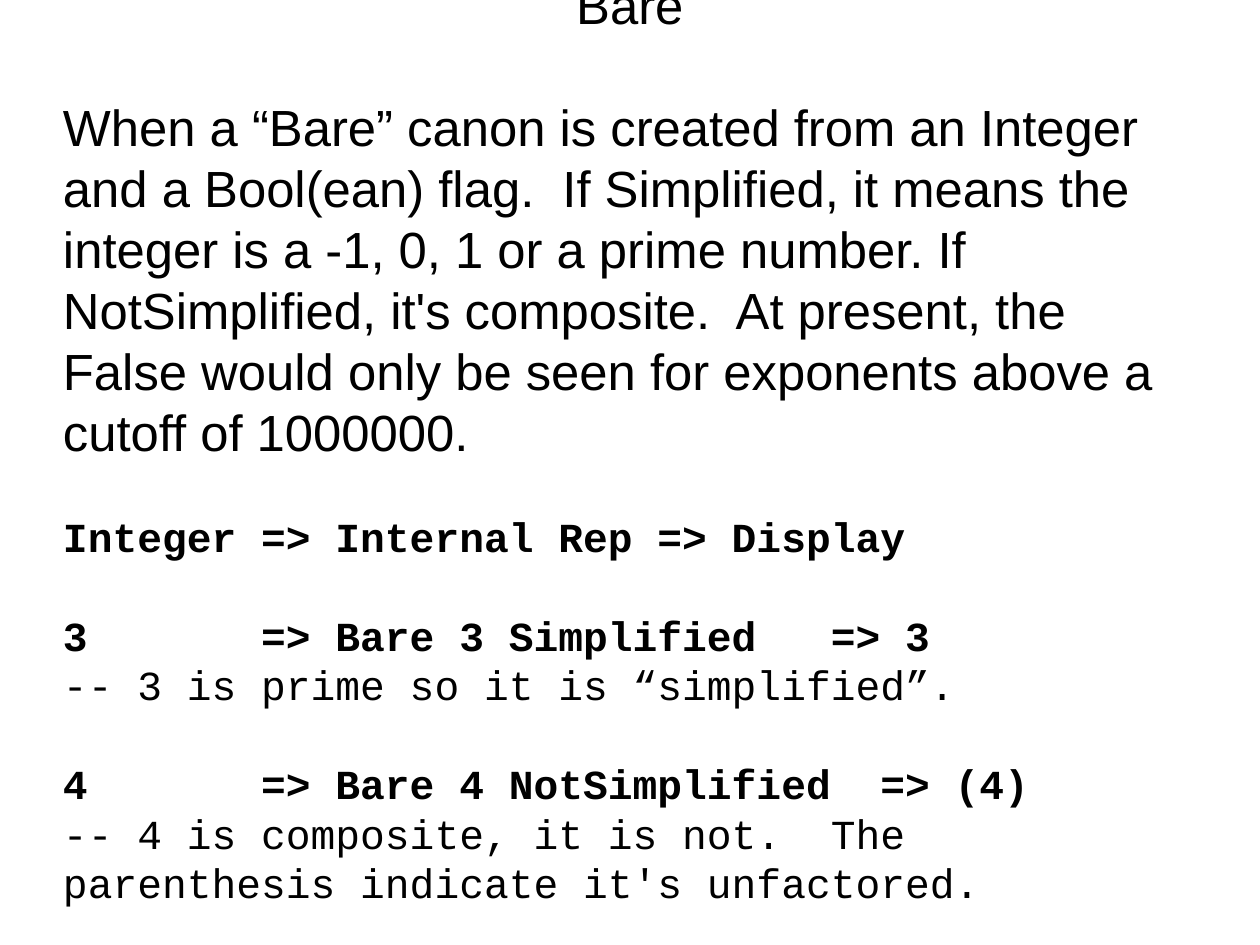
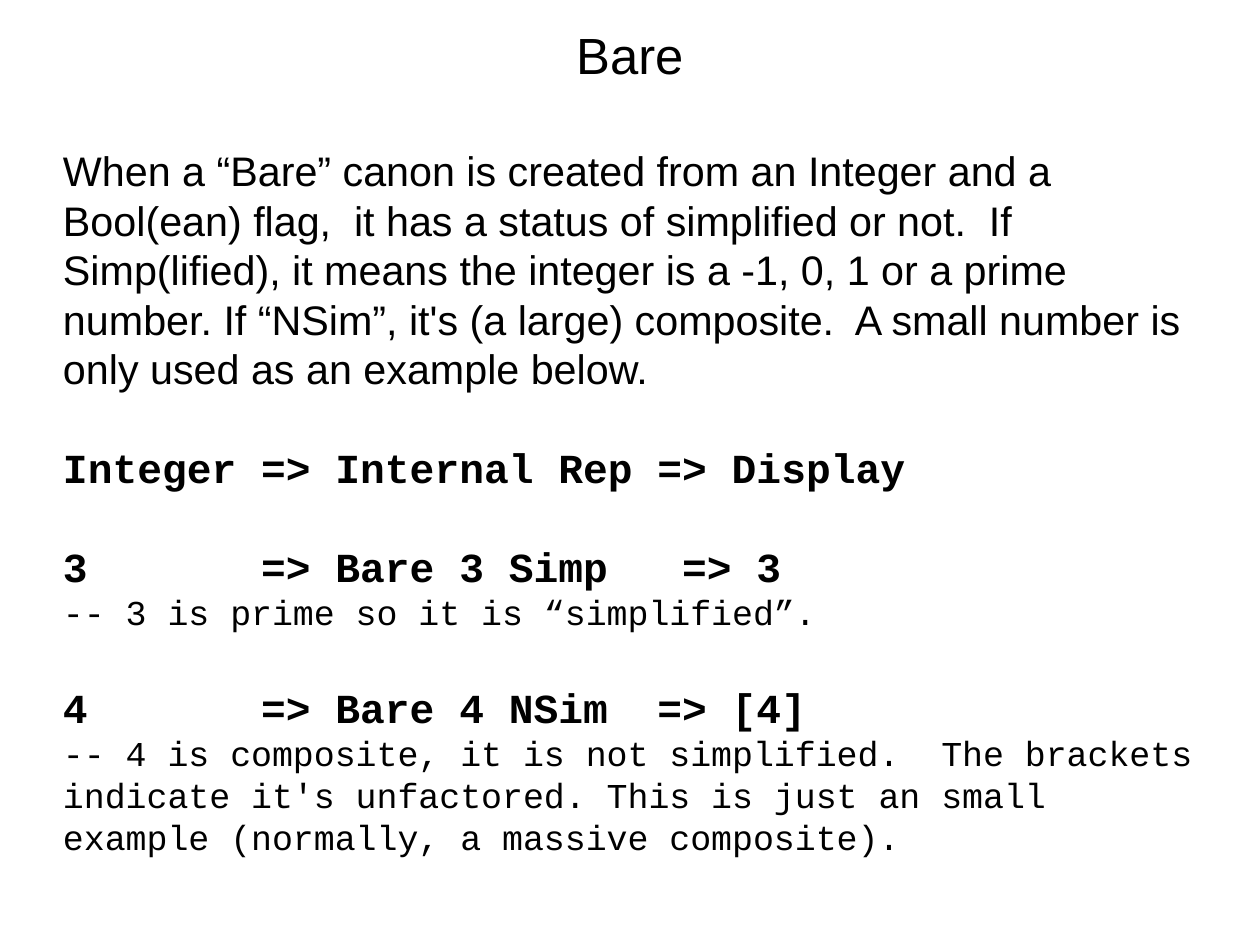
Before and after one commit to grandpascorpion/canon, a slide deck: slide 23 of goBigOrGoHome.odp. Drawn at 1260x945 pixels with LibreOffice and Linux fonts; fonts in the diff are those of the drawing. Boxes give left, top, right and bottom in pixels: in the first picture for what was removed or moved away, otherwise in the second. Text is boxed around its words. In the diff, an @@ line names an element or a change of style, - is before the commit and + after.

```diff
--- a/goBigOrGoHome.odp
+++ b/goBigOrGoHome.odp
@@ subtitle at [63,156,1181,392]: text changed; size 32 to 26 pt @@
-When a “Bare” canon is created from an Integer and a Bool(ean) flag. If Simplified, it means the integer is a -1, 0, 1 or a prime number. If NotSimplified, it's composite. At present, the False would only be seen for exponents above a cutoff of 1000000.
+When a “Bare” canon is created from an Integer and a Bool(ean) flag, it has a status of simplified or not. If Simp(lified), it means the integer is a -1, 0, 1 or a prime number. If “NSim”, it's (a large) composite. A small number is only used as an example below.
@@ subtitle at [63,552,781,591]: text changed @@
-3 => Bare 3 Simplified => 3
+3 => Bare 3 Simp => 3
@@ subtitle at [126,601,816,633]: size 26 to 22 pt in "-- 3 is prime so it is ..." @@
@@ subtitle at [63,693,1192,858]: text changed; size 26 to 22 pt @@
-4 => Bare 4 NotSimplified => (4)
--- 4 is composite, it is not. The parenthesis indicate it's unfactored.
+4 => Bare 4 NSim => [4]
+-- 4 is composite, it is not simplified. The brackets indicate it's unfactored. This is just an small example (normally, a massive composite).
```
Also in this commit, not shown: 15 other slides changed, 33 slides added, 4 slides removed, 12 other files.
